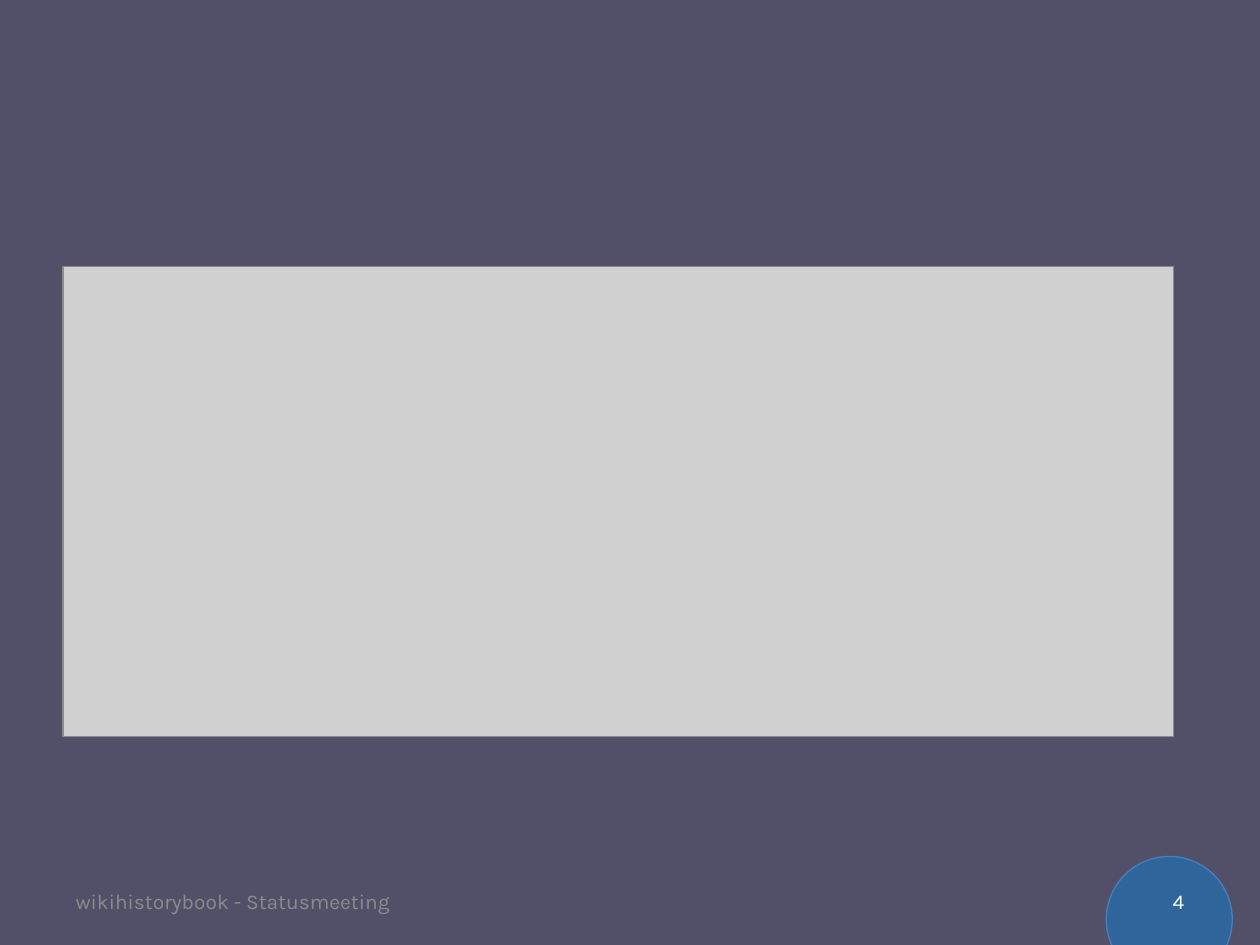
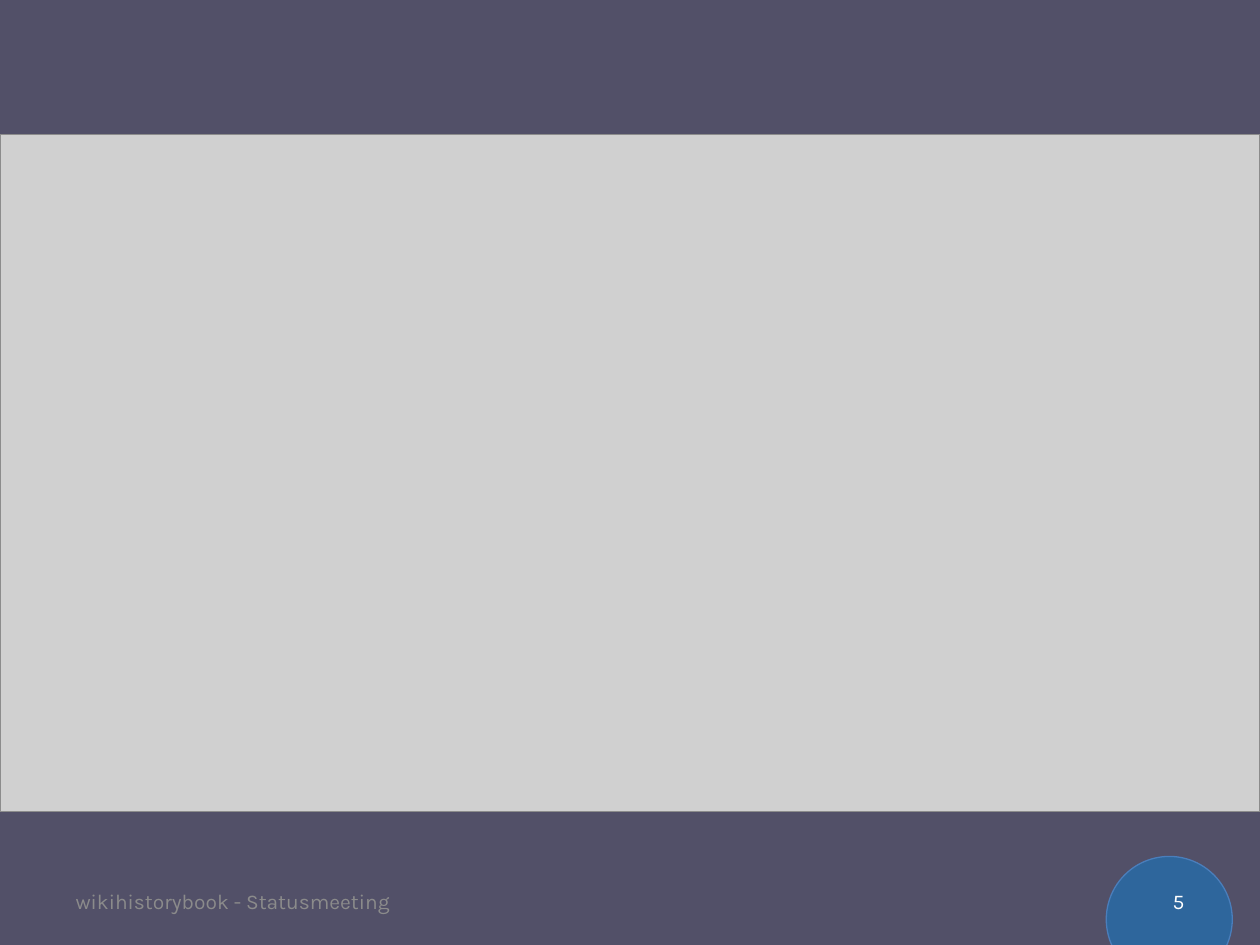
Before and after one commit to neptunehigh/wikihistorybook, a slide deck: slide 5 of administration/Sprint presentations/Presentation_Sprint_1.pptx (slide 4 before the commit). Drawn at 1260x945 pixels with LibreOffice and Linux fonts; fonts in the diff are those of the drawing; grey boxes stand for pictures. Boxes give left, top, right and bottom in pixels: in the first picture for what was removed or moved away, otherwise in the second. Text is boxed around its words. In the diff, an @@ line names an element or a change of style, - is before the commit and + after.

```diff
--- a/administration/Sprint presentations/Presentation_Sprint_1.pptx
+++ b/administration/Sprint presentations/Presentation_Sprint_1.pptx
@@ picture: place and size @@
-picture at [63,267,1173,737]
+picture at [0,135,1260,811]
@@ page number at [1173,896,1185,910]: text changed @@
-4
+5
```
Also in this commit, not shown: 7 other slides changed, 2 slides added.
